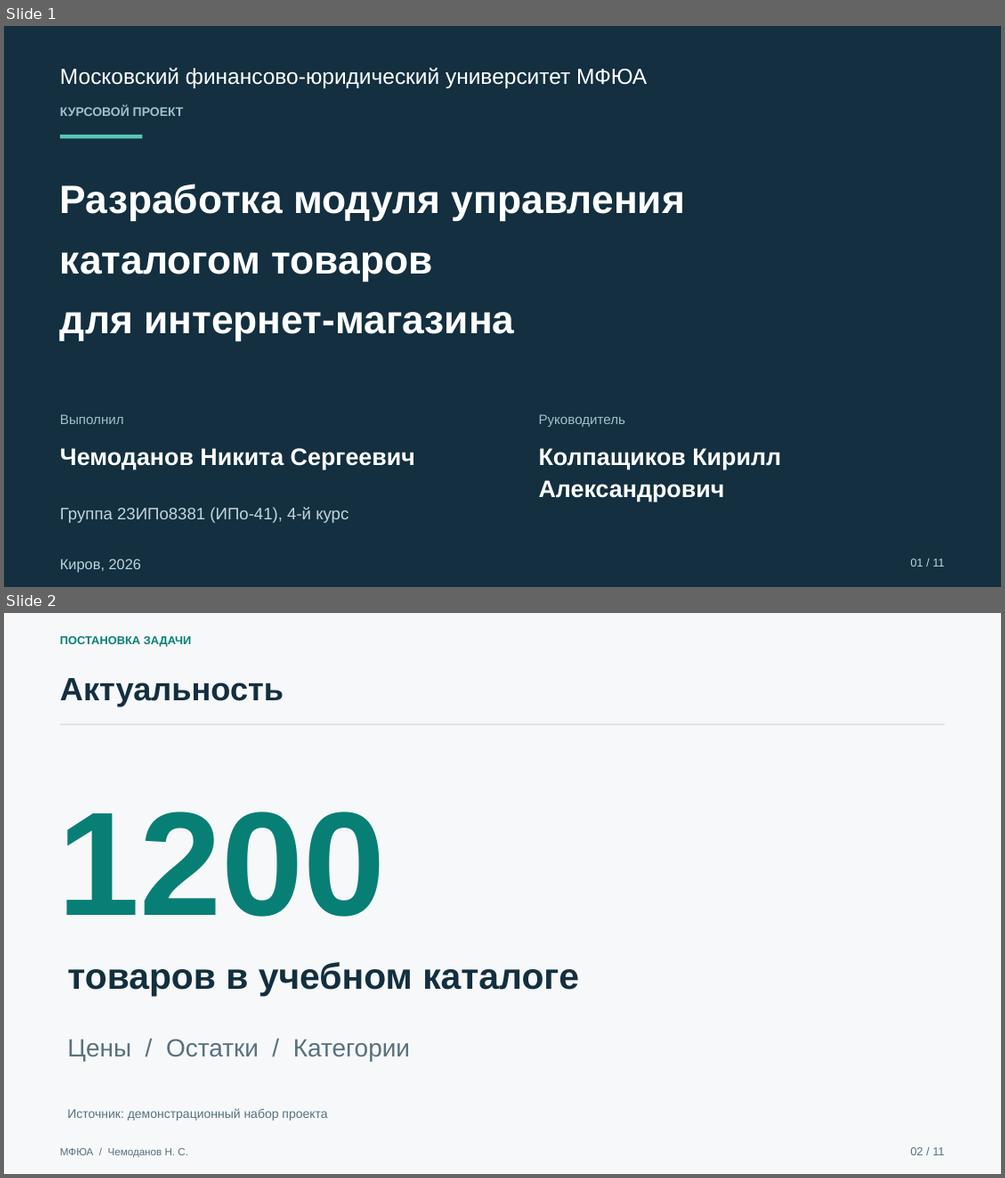
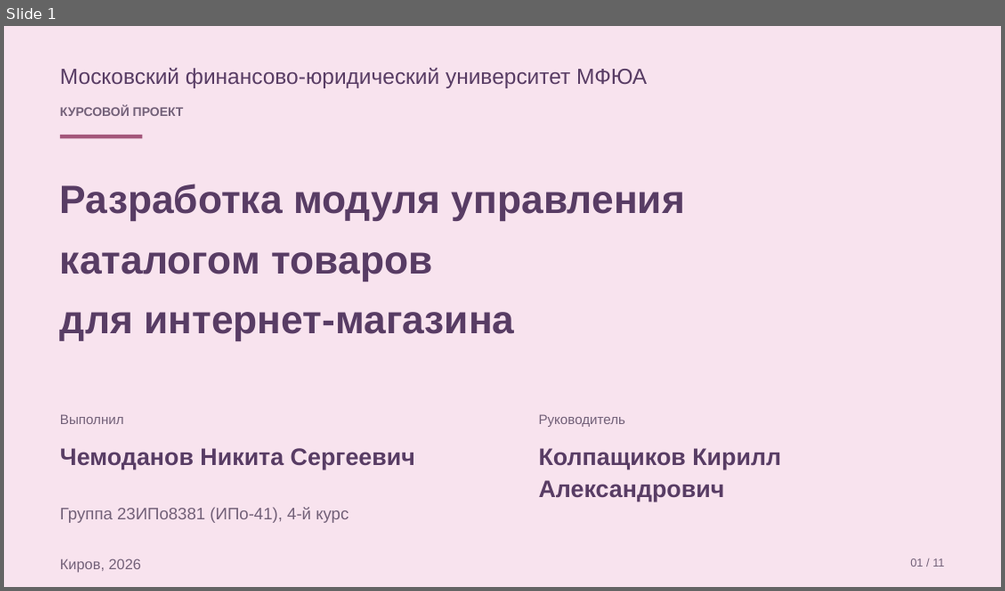
Before and after one commit to Koryza/kyyyyyrsach, a slide deck: docs/defense/catalog_defense.pptx. Shown one above the other, each under a label of ours: slides 1 and 2 before the commit, slide 1 after it. The pictures are 1005x1178 and 1005x591 pixels, drawn with LibreOffice and Linux fonts; fonts in the diff are those of the drawing. Boxes give left, top, right and bottom in pixels: in the first picture for what was removed or moved away, otherwise in the second. Text is boxed around its words. In the diff, an @@ line names an element or a change of style, - is before the commit and + after.

Commit message:
Поменял цвета и исправил актуальность

```diff
--- a/docs/defense/catalog_defense.pptx
+++ b/docs/defense/catalog_defense.pptx
@@ slide 2 removed at (4, 613, 1001, 1174), background #F6F8F9 @@
@@ text removed at (60, 636, 192, 647) @@
-ПОСТАНОВКА ЗАДАЧИ
@@ text removed at (60, 678, 283, 706) @@
-Актуальность
@@ rectangle removed at (60, 723, 945, 725) @@
@@ text removed at (57, 811, 385, 916) @@
-1200
@@ text removed at (67, 962, 579, 996) @@
-товаров в учебном каталоге
@@ text removed at (67, 1038, 410, 1061) @@
-Цены / Остатки / Категории
@@ text removed at (67, 1108, 327, 1120) @@
-Источник: демонстрационный набор проекта
@@ text removed at (60, 1148, 188, 1158) @@
-МФЮА / Чемоданов Н. С.
@@ text removed at (910, 1147, 944, 1155) @@
-02 / 11
@@ slide 1 changed as well @@
@@ background #F6F8F9 to #FFF8FC @@
@@ rectangle at (4, 26, 1001, 587): fill #132F40 to #F8E3EE @@
@@ rectangle at (60, 135, 142, 139): fill #56C9B5 to #A3567A @@
@@ text colour #9FC1CC to #726078 in 3 elements at (60, 106, 184, 116), (60, 414, 124, 424), (539, 414, 625, 426) @@
@@ text colour #FFFFFF to #583C64 in 4 elements at (60, 68, 647, 88), (60, 184, 685, 341), (60, 448, 415, 469), (539, 448, 781, 501) @@
@@ text colour #C2D5DE to #726078 in 3 elements at (60, 507, 348, 523), (60, 558, 141, 572), (910, 558, 944, 566) @@
```
Also in this commit, not shown: 9 other slides changed, 1 slide added, 8 other files.
